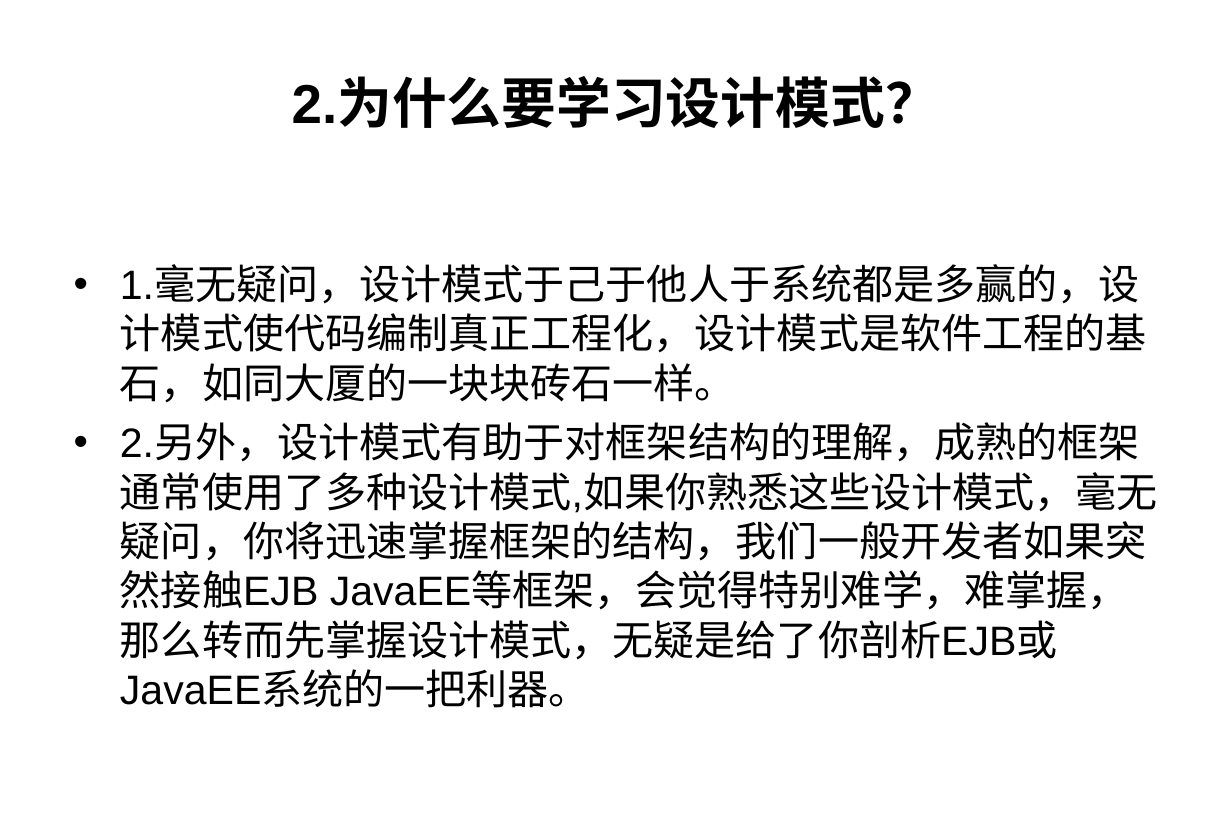
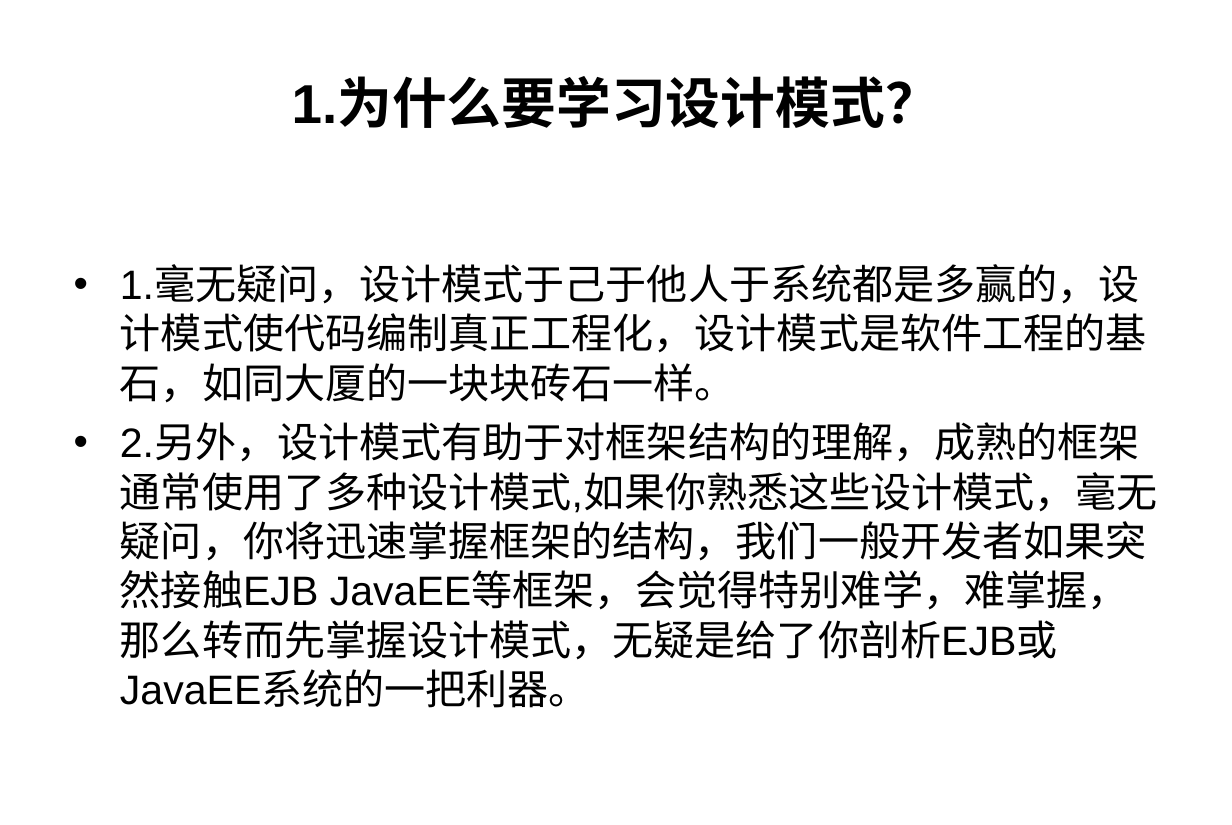
Before and after one commit to yanglibo/myPattern, a slide deck: slide 3 of src/main/resources/designPattern.ppt (slide 4 before the commit). Drawn at 1232x825 pixels with LibreOffice and Linux fonts; fonts in the diff are those of the drawing; background and template pictures are left out. Boxes give left, top, right and bottom in pixels: in the first picture for what was removed or moved away, otherwise in the second. Text is boxed around its words. In the diff, an @@ line names an element or a change of style, - is before the commit and + after.

Commit message:
设计模式之创建型ppt修改讲解顺序

```diff
--- a/src/main/resources/designPattern.ppt
+++ b/src/main/resources/designPattern.ppt
@@ title at (292,80,940,128): text changed @@
-2.为什么要学习设计模式？
+1.为什么要学习设计模式？
```
Also in this commit, not shown: 2 other slides changed.
